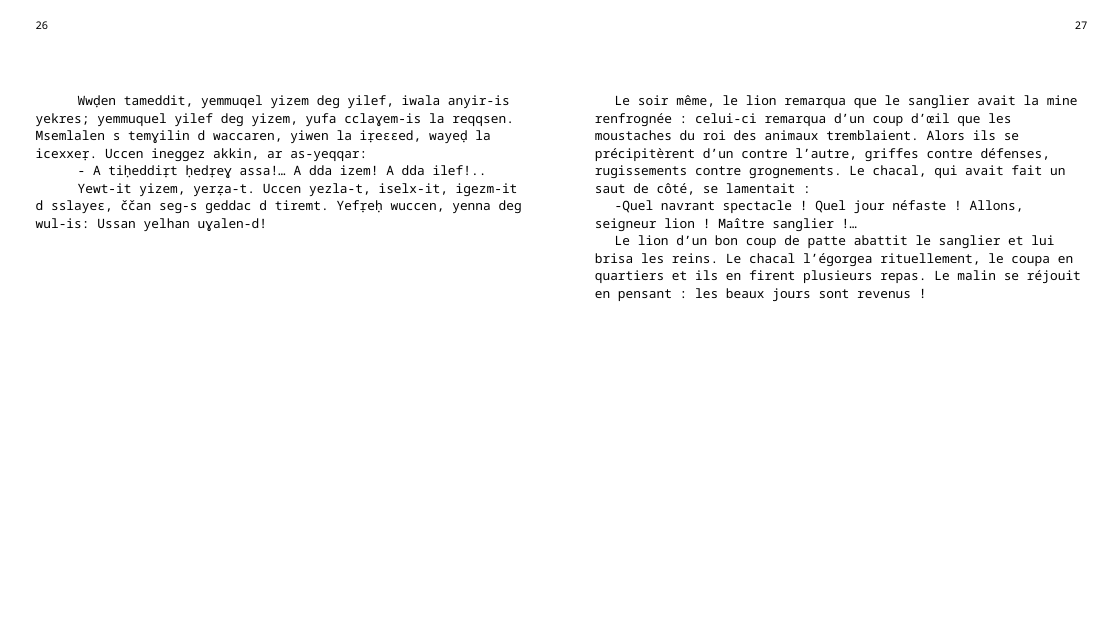
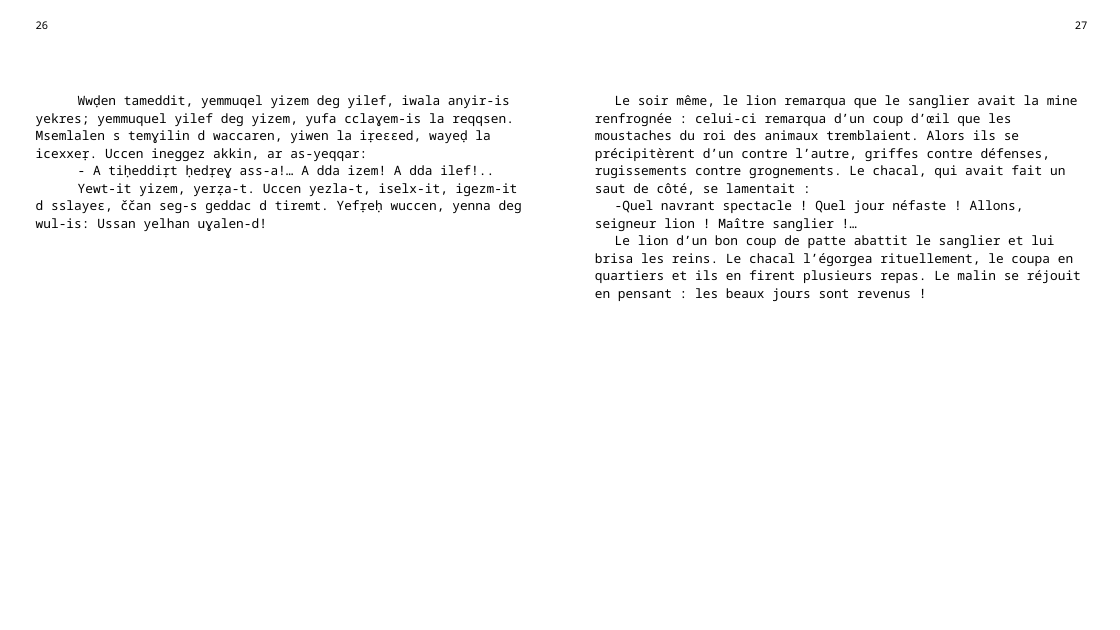
Before and after one commit to sferhah/tamacahut_n_wuccen, a slide deck: slide 9 of Uccen.ConsoleApp/uccen.pptx. Drawn at 1120x630 pixels with LibreOffice and Linux fonts; fonts in the diff are those of the drawing. Boxes give left, top, right and bottom in pixels: in the first picture for what was removed or moved away, otherwise in the second. Text is boxed around its words. In the diff, an @@ line names an element or a change of style, - is before the commit and + after.

```diff
--- a/Uccen.ConsoleApp/uccen.pptx
+++ b/Uccen.ConsoleApp/uccen.pptx
@@ table at (27, 13, 1096, 607) @@
-row 3, column 1: Wwḍen tameddit, yemmuqel yizem deg yilef, iwala anyir-is yekres; yemmuquel yilef deg yizem, yufa cclaɣem-is la reqqsen. Msemlalen s temɣilin d waccaren, yiwen la iṛeɛɛed, wayeḍ la icexxeṛ. Uccen ineggez akkin, ar as-yeqqar: / - A tiḥeddiṛt ḥedṛeɣ assa!… A dda izem! A dda ilef!.. / Yewt-it yizem, yerẓa-t. Uccen yezla-t, iselx-it, igezm-it d sslayeɛ, ččan seg-s geddac d tiremt. Yefṛeḥ wuccen, yenna deg wul-is: Ussan yelhan uɣalen-d!
+row 3, column 1: Wwḍen tameddit, yemmuqel yizem deg yilef, iwala anyir-is yekres; yemmuquel yilef deg yizem, yufa cclaɣem-is la reqqsen. Msemlalen s temɣilin d waccaren, yiwen la iṛeɛɛed, wayeḍ la icexxeṛ. Uccen ineggez akkin, ar as-yeqqar: / - A tiḥeddiṛt ḥedṛeɣ ass-a!… A dda izem! A dda ilef!.. / Yewt-it yizem, yerẓa-t. Uccen yezla-t, iselx-it, igezm-it d sslayeɛ, ččan seg-s geddac d tiremt. Yefṛeḥ wuccen, yenna deg wul-is: Ussan yelhan uɣalen-d!
```
Also in this commit, not shown: 3 other slides changed, 2 other files.
